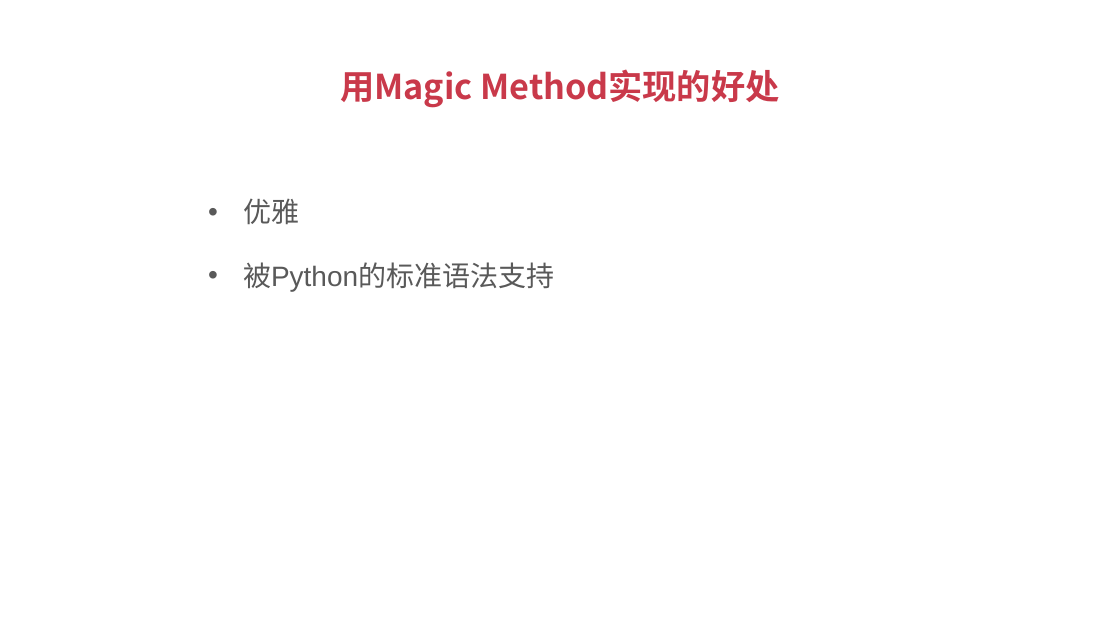
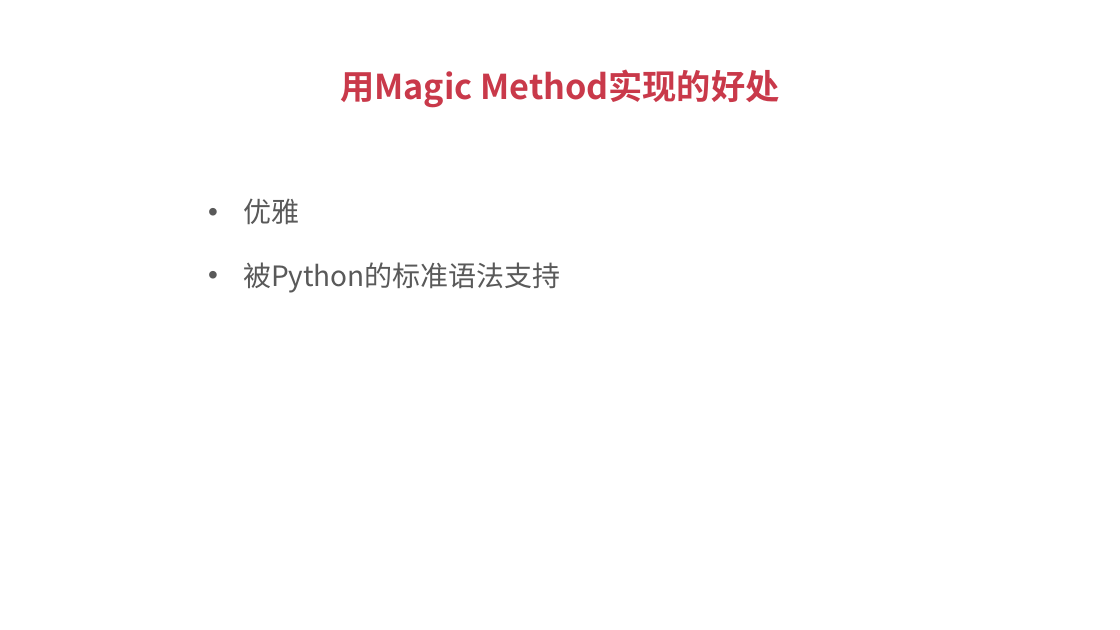
Before and after one commit to albert-feng/Python_OOP, a slide deck: slide 2 of ppt/4.3-使类支持运算符.pptx. Drawn at 1120x630 pixels with LibreOffice and Linux fonts; fonts in the diff are those of the drawing. Boxes give left, top, right and bottom in pixels: in the first picture for what was removed or moved away, otherwise in the second. Text is boxed around its words. In the diff, an @@ line names an element or a change of style, - is before the commit and + after.

Commit message:
add code and ppt for 4-3

```diff
--- a/ppt/4.3-使类支持运算符.pptx
+++ b/ppt/4.3-使类支持运算符.pptx
@@ text "优雅" at (243,199,561,293): font Arial to Noto Sans CJK SC @@
```
Also in this commit, not shown: 1 other file.
